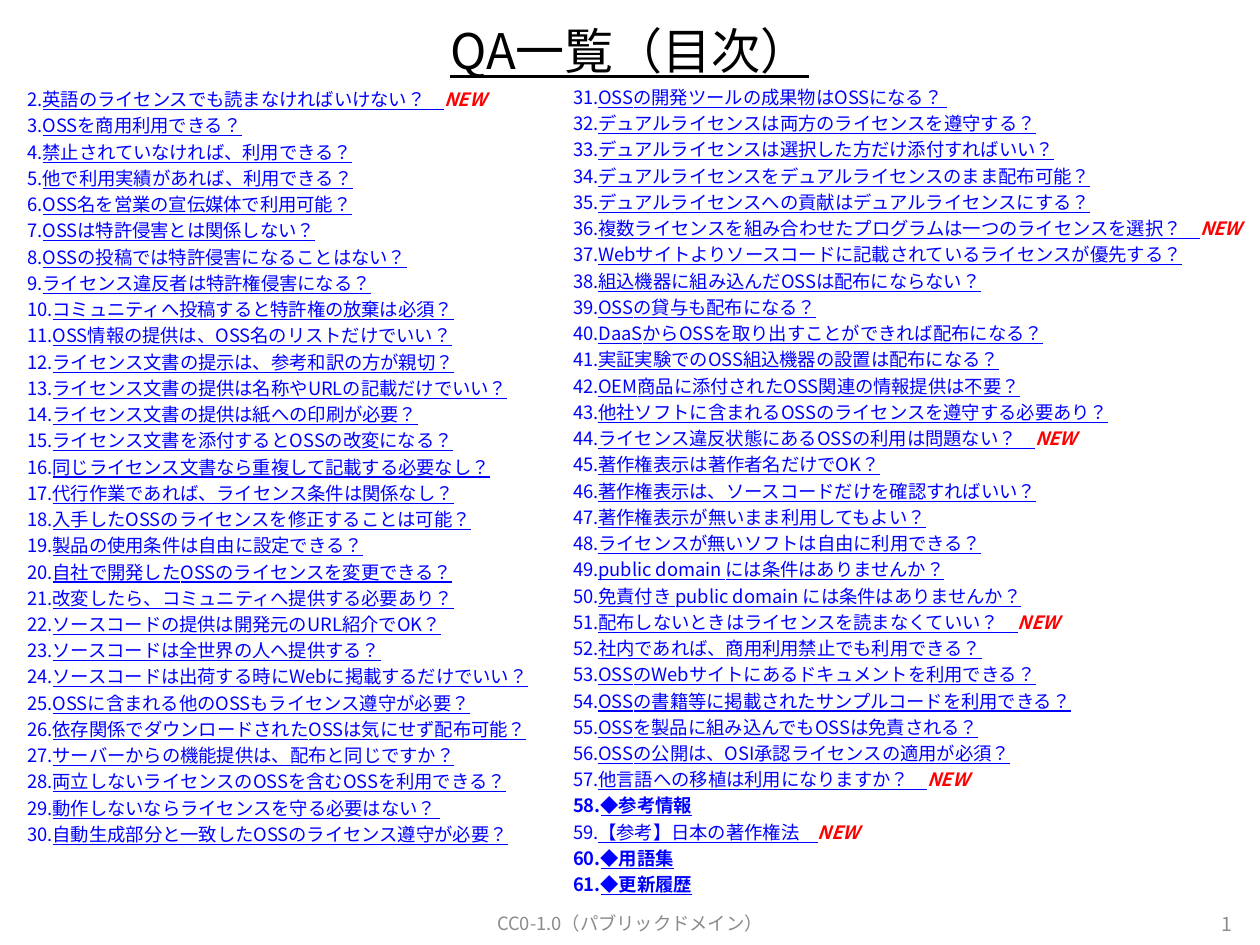
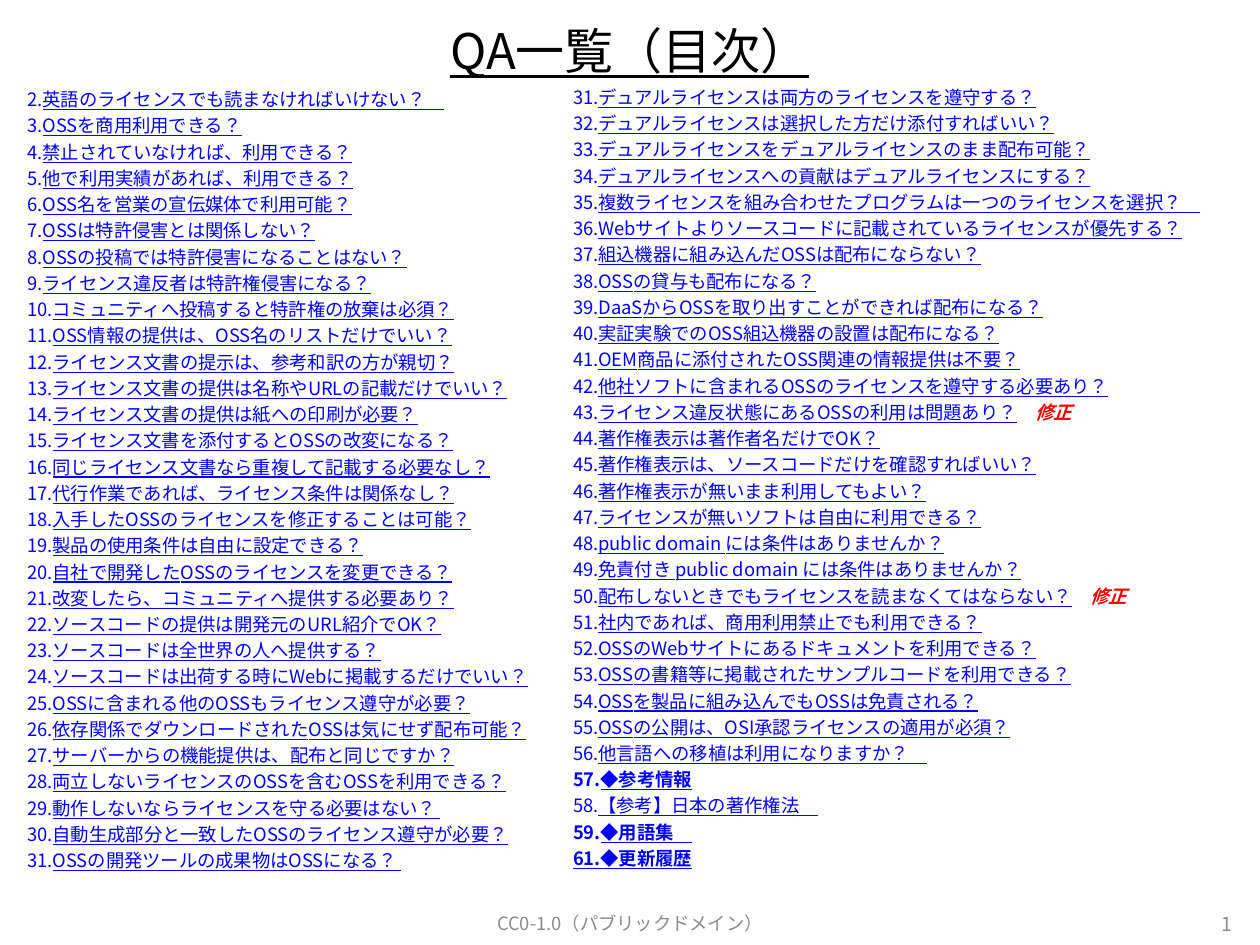
Before and after one commit to OpenChain-Project/OpenChain-JWG, a slide deck: slide 2 of Education_Material/FAQ/OSSライセンス関連でよくある誤解_CC0.pptx. Drawn at 1260x945 pixels with LibreOffice and Linux fonts; fonts in the diff are those of the drawing. Boxes give left, top, right and bottom in pixels: in the first picture for what was removed or moved away, otherwise in the second. Text is boxed around its words. In the diff, an @@ line names an element or a change of style, - is before the commit and + after.

Commit message:
V8.1に更新します。

```diff
--- a/Education_Material/FAQ/OSSライセンス関連でよくある誤解_CC0.pptx
+++ b/Education_Material/FAQ/OSSライセンス関連でよくある誤解_CC0.pptx
@@ text at [573,88,942,108]: paragraph removed @@
-31. OSSの開発ツールの成果物はOSSになる？
@@ text at [27,90,425,110]: text changed @@
-2. 英語のライセンスでも読まなければいけない？ NEW
+2. 英語のライセンスでも読まなければいけない？
@@ text at [573,193,1182,213]: text changed @@
-36. 複数ライセンスを組み合わせたプログラムは一つのライセンスを選択？ NEW
+35. 複数ライセンスを組み合わせたプログラムは一つのライセンスを選択？
@@ text at [573,403,1072,423]: text changed @@
-44. ライセンス違反状態にあるOSSの利用は問題ない？ NEW
+43. ライセンス違反状態にあるOSSの利用は問題あり？ 修正
@@ text at [573,587,1127,607]: text changed @@
-51. 配布しないときはライセンスを読まなくていい？ NEW
+50. 配布しないときでもライセンスを読まなくてはならない？ 修正
@@ text at [573,744,909,764]: text changed @@
-57. 他言語への移植は利用になりますか？ NEW
+56. 他言語への移植は利用になりますか？
@@ text at [573,796,799,816]: text changed @@
-59. 【参考】日本の著作権法 NEW
+58. 【参考】日本の著作権法
@@ text at [27,851,396,871]: paragraph added @@
+31. OSSの開発ツールの成果物はOSSになる？
@@ text at [573,849,692,869]: text changed @@
-61. ◆更新履歴
+61.◆更新履歴
```
Also in this commit, not shown: 5 other slides changed.
